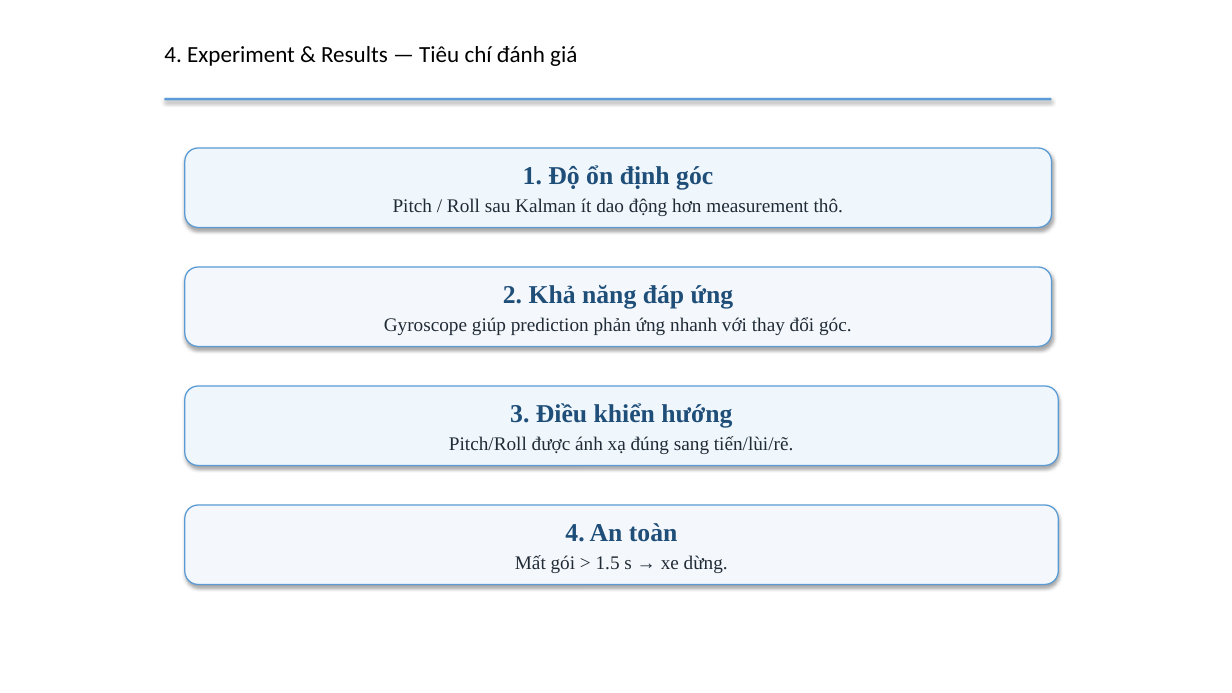
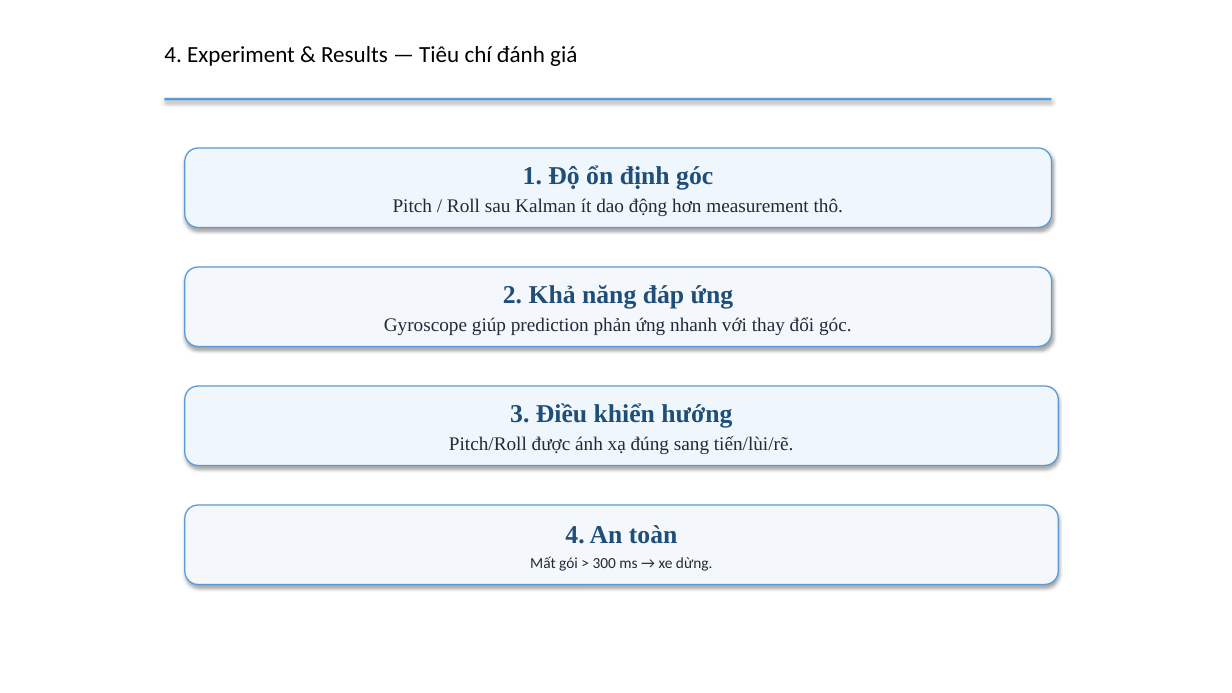
Before and after one commit to Theta2414/Controlling-Robot-Car, a slide deck: slide 18 of Presentation/EmbeddedC.pptx (slide 19 before the commit). Drawn at 1232x693 pixels with LibreOffice and Linux fonts; fonts in the diff are those of the drawing; background and template pictures are left out. Boxes give left, top, right and bottom in pixels: in the first picture for what was removed or moved away, otherwise in the second. Text is boxed around its words. In the diff, an @@ line names an element or a change of style, - is before the commit and + after.

```diff
--- a/Presentation/EmbeddedC.pptx
+++ b/Presentation/EmbeddedC.pptx
@@ text in rounded rectangle at <box>530,556,713,571</box>: text changed; size 15 to 12 pt; font Times New Roman to Calibri @@
-Mất gói > 1.5 s → xe dừng.
+Mất gói > 300 ms → xe dừng.
```
Also in this commit, not shown: 15 other slides changed, 1 slide removed, 31 other files.
